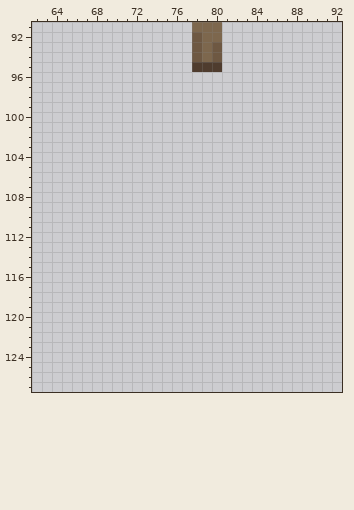
Two states of a pixel-art file, art/all-furniture.aseprite. Above, as it was before the edit.
192x128 pixels, 1 frame. Colours within 5 levels of each other are drawn and written as one. Shown: x 62..92, y 91..127.
After the commit:
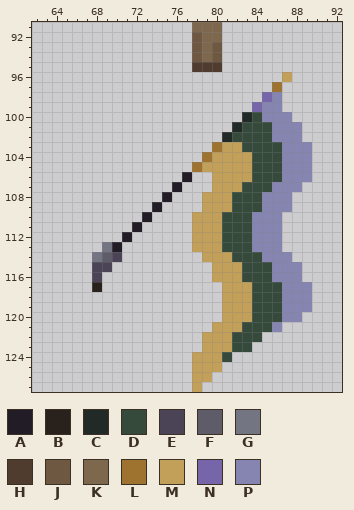
Palette (. is transparent): A #221c26  B #29221c  C #222a27  D #364a3c  E #4b4356  F #5f5c6a  G #737582  H #4f3c2e  J #6e5842  K #7d674d  L #9e732f  M #c2a059  N #7666a9  P #8685b1
Edits made:
Changed rows in their new state; - is an unchanged pixel.
first column x 68:
 96 -------------------M--
 97 ------------------L---
 98 -----------------NP---
 99 ----------------NPP---
100 ---------------CDPPP--
101 --------------CDDDPPP-
102 -------------CDDDDPPP-
103 ------------LMMDDDDPPP
104 -----------LMMMMDDDPPP
105 ----------LMMMMMDDDPPP
106 ---------A--MMMMDDDPPP
107 --------A---MMMDDDPPP-
108 -------A---MMMDDDPPP--
109 ------A----MMMDDDPPP--
110 -----A----MMMDDDPPP---
111 ----A-----MMMDDDPPP---
112 ---A------MMMDDDPPP---
113 -GA-------MMMDDDPPP---
114 GFE--------MMMDDDPPP--
115 EE----------MMMDDDPPP-
116 E-----------MMMDDDPPP-
117 B------------MMMDDDPPP
118 -------------MMMDDDPPP
119 -------------MMMDDDPPP
120 -------------MMMDDDPP-
121 ------------MMMDDDP---
122 -----------MMMDDD-----
123 -----------MMMDD------
124 ----------MMMD--------
125 ----------MMM---------
126 ----------MM----------
127 ----------M-----------
